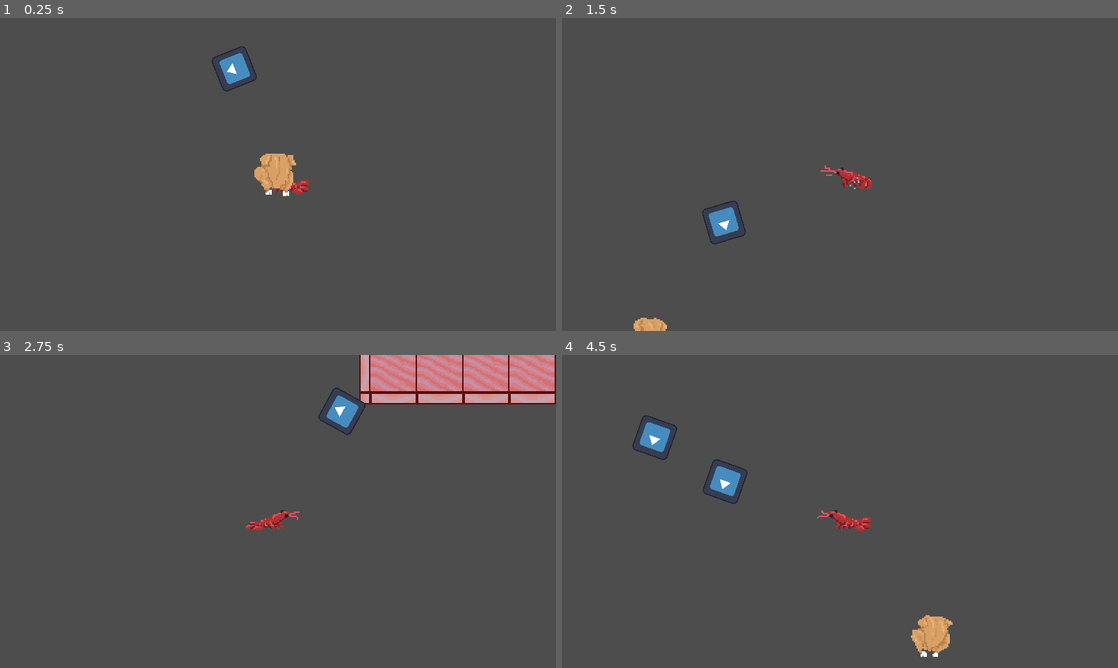
Above: before the commit, frames 1-4 (two rows, left to right).
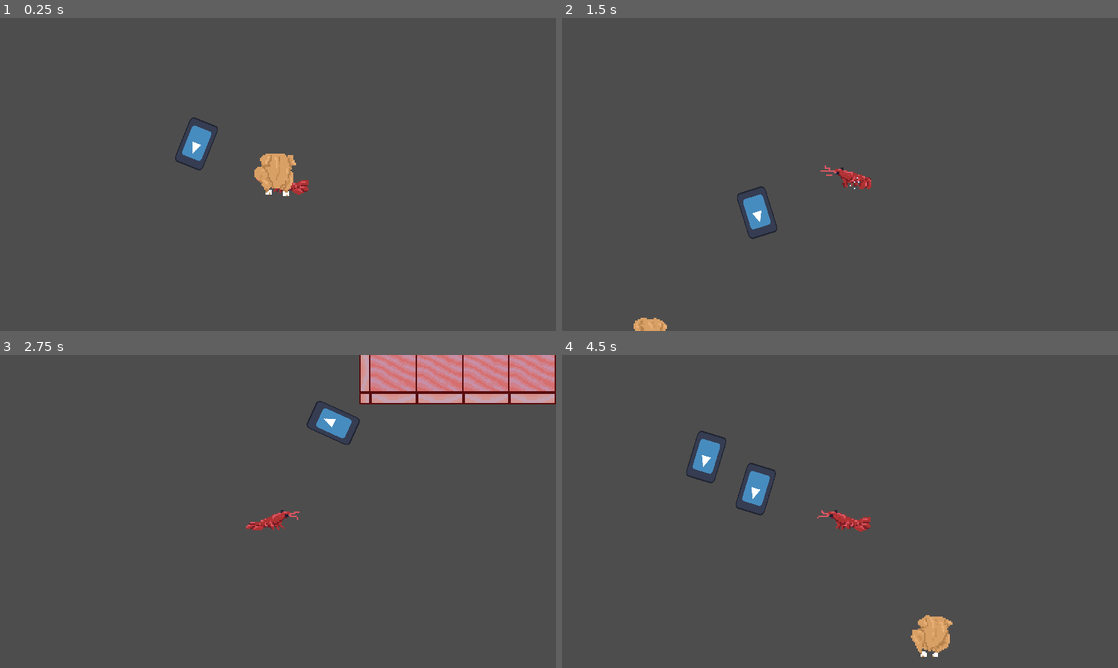
Above: after the commit, the same moments.

Repository: Chujo58/GameJam2025
Game: Godot game, scene res://MainScene.tscn
The game is run twice, just before and just after one commit, with the same random seed, the same clock (stepped at 60 frames per second) and the same inputs. The engine's default icon, where the game draws it, is replaced by a stand-in: a white triangle on a blue panel in a dark square.
Inputs (mouse positions are in pixels of both pictures, inside the frame that each line leads up to):
- Up to frame 1 (0.25 s): no input
- Up to frame 2 (1.5 s): move the mouse to (962, 158) at 0.52 s; hold Right (Right) 0.53-1.28 s; click (962, 158) at 0.6 s; move the mouse to (728, 190) at 1.27 s; hold Down (Down) from 1.28 s (still down); tap Shift (Run) at 1.35 s
- Up to frame 3 (2.75 s): move the mouse to (333, 442) at 2.02 s; release Down (Down) at 2.03 s; hold Right (Right) from 2.03 s (still down); right-click (333, 442) at 2.1 s
- Up to frame 4 (4.5 s): move the mouse to (812, 574) at 2.77 s; release Right (Right) at 2.78 s; hold W (Up) 2.78-3.53 s; click (812, 574) at 2.85 s; move the mouse to (1006, 558) at 3.52 s; hold Left (Left) from 3.53 s (still down); tap Shift (Run) at 3.6 s; move the mouse to (673, 464) at 4.27 s; right-click (673, 464) at 4.35 s

The runs differ from the first frame. In frame 1, 0.9% of the frame differs, in the area x 31-47%, y 8-49%; in frame 2, 0.9%; in frame 3, 0.6%; in frame 4, 1.8%, in the area x 12-55%, y 19-56%.

Commit message:
lobster hitbox update

Diff:
--- a/test_character.tscn
+++ b/test_character.tscn
@@ -178,8 +178,9 @@
 "speed": 5.0
 }]
 
-[sub_resource type="RectangleShape2D" id="RectangleShape2D_8jn31"]
-size = Vector2(22, 9)
+[sub_resource type="CapsuleShape2D" id="CapsuleShape2D_xw04m"]
+radius = 4.0
+height = 15.9869
 
 [node name="lobster" type="CharacterBody2D"]
 script = ExtResource("1_spkl0")
@@ -196,8 +197,10 @@
 texture = ExtResource("2_55ax7")
 
 [node name="CollisionShape2D" type="CollisionShape2D" parent="."]
-position = Vector2(3, 7.5)
-shape = SubResource("RectangleShape2D_8jn31")
+position = Vector2(10, 4)
+rotation = -1.57716
+scale = Vector2(0.814853, 1.29428)
+shape = SubResource("CapsuleShape2D_xw04m")
 
 [node name="Muzzle" type="Marker2D" parent="CollisionShape2D"]
 position = Vector2(7.62939e-06, -5.96046e-08)
